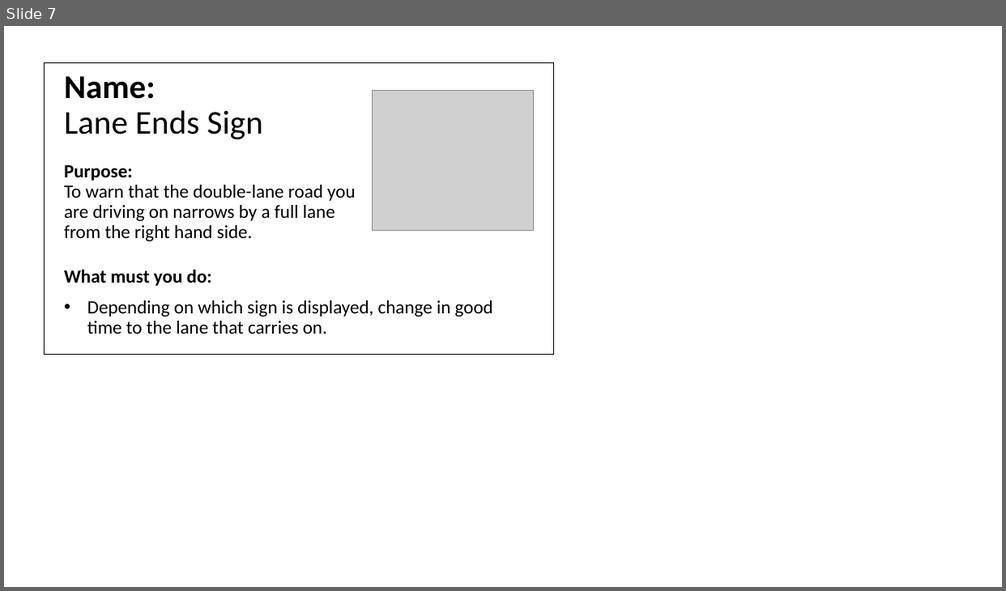
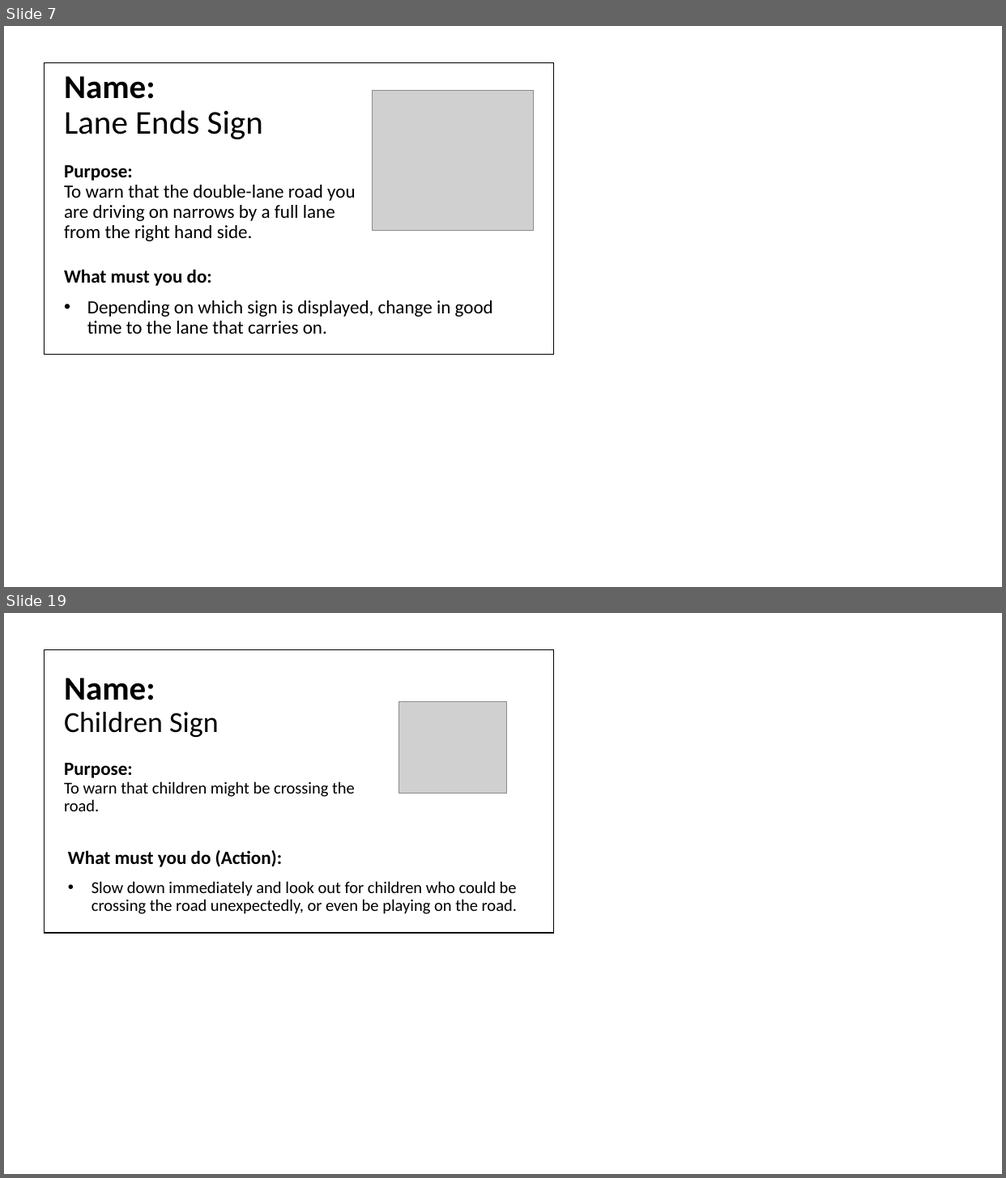
Before and after one commit to MosheRasetsoke/TrafficBot, a slide deck: images/ActualImages/Road Traffic Signs, Signals and Markings.pptx. Shown one above the other, each under a label of ours: slide 7 before the commit, slides 7 and 19 after it; the slides between them are not shown. The pictures are 1006x591 and 1006x1178 pixels, drawn with LibreOffice and Linux fonts; fonts in the diff are those of the drawing; grey boxes stand for pictures. Boxes give left, top, right and bottom in pixels: in the first picture for what was removed or moved away, otherwise in the second. Text is boxed around its words. In the diff, an @@ line names an element or a change of style, - is before the commit and + after.

```diff
--- a/images/ActualImages/Road Traffic Signs, Signals and Markings.pptx
+++ b/images/ActualImages/Road Traffic Signs, Signals and Markings.pptx
@@ slide 19 added at [4, 613, 1002, 1174], background #FFFFFF @@
@@ table added at [44, 649, 554, 933], 1 rows, 1 columns @@
+
@@ title added at [64, 678, 355, 811], 16 pt, text #000000 @@
+Name:
+Children Sign
+Purpose:
+To warn that children might be crossing the road.
@@ picture added at [399, 701, 507, 793] @@
@@ text added at [68, 850, 517, 914], 16 pt, text #000000 @@
+What must you do (Action):
+• Slow down immediately and look out for children who could be crossing the road unexpectedly, or even be playing on the road.
```
Also in this commit, not shown: 22 other slides added, 50 other files.
